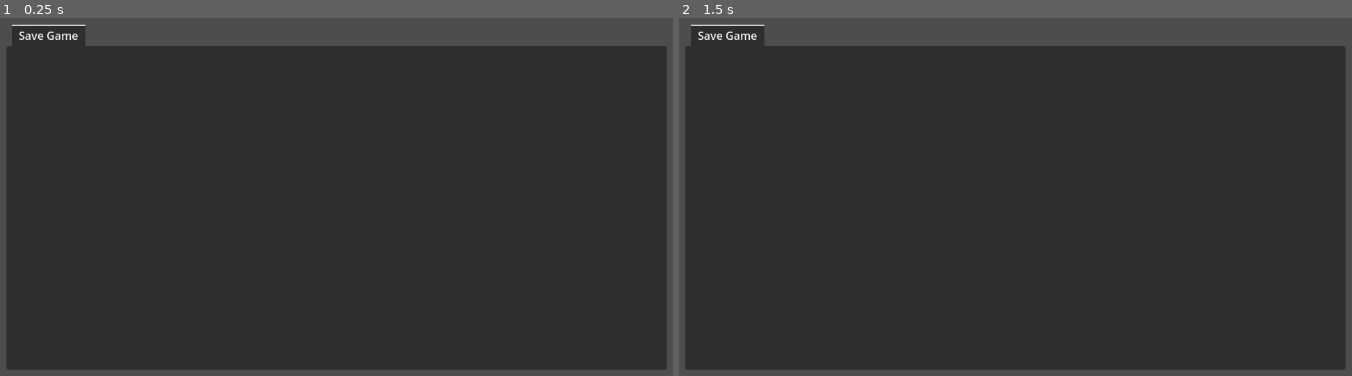
Above: before the commit, frames 1-2 (left to right).
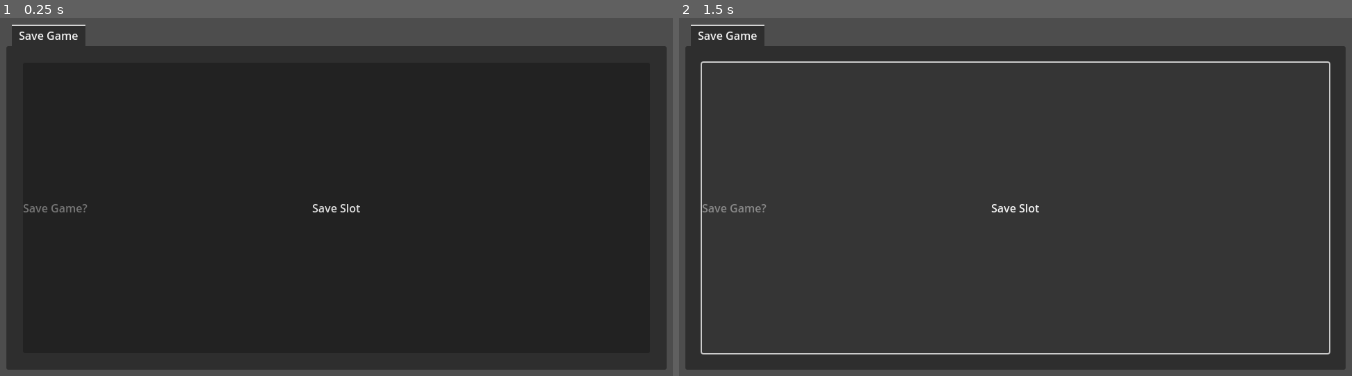
Above: after the commit, the same moments.

Repository: Tiltnick/ip2gd
Game: Godot game, scene res://saving_menu.tscn
The game is run twice, just before and just after one commit, with the same random seed, the same clock (stepped at 60 frames per second) and the same inputs. Before the commit the project has no main scene; this scene is started directly in both runs.
Inputs (mouse positions are in pixels of both pictures, inside the frame that each line leads up to):
- Up to frame 1 (0.25 s): no input
- Up to frame 2 (1.5 s): click (1015, 207) at 0.5 s, where only the run after the commit has a clickable "Save Slot"

The runs differ from the first frame. In frame 1, 0.2% of the frame differs, in the area x 3-54%, y 51-55%; in frame 2, 1.7%, in the area x 3-97%, y 12-95%.

Commit message:
save slots
added save slots, just layout

Diff:
--- a/project.godot
+++ b/project.godot
@@ -11,5 +11,6 @@
 [application]
 
 config/name="IP2GameDevelopment"
+run/main_scene="uid://dfa4ga2b2k76f"
 config/features=PackedStringArray("4.5", "Forward Plus")
 config/icon="res://assets/sprites/icon.svg"
--- a/saving_menu.tscn
+++ b/saving_menu.tscn
@@ -1,4 +1,10 @@
-[gd_scene format=3 uid="uid://dfa4ga2b2k76f"]
+[gd_scene load_steps=3 format=3 uid="uid://dfa4ga2b2k76f"]
+
+[sub_resource type="StyleBoxFlat" id="StyleBoxFlat_3dyda"]
+bg_color = Color(0.105882354, 0.25882354, 0.25882354, 1)
+
+[sub_resource type="StyleBoxFlat" id="StyleBoxFlat_ksa70"]
+bg_color = Color(0.23921569, 0.5411765, 0.49803922, 1)
 
 [node name="saving_menu" type="Control"]
 layout_mode = 3
@@ -23,6 +29,8 @@
 
 [node name="Save Game" type="TabBar" parent="TabContainer"]
 layout_mode = 2
+theme_override_styles/tab_unselected = SubResource("StyleBoxFlat_3dyda")
+theme_override_styles/tab_selected = SubResource("StyleBoxFlat_ksa70")
 metadata/_tab_index = 0
 
 [node name="MarginContainer" type="MarginContainer" parent="TabContainer/Save Game"]
@@ -37,7 +45,10 @@
 theme_override_constants/margin_right = 24
 theme_override_constants/margin_bottom = 24
 
-[node name="VBoxContainer" type="VBoxContainer" parent="TabContainer/Save Game/MarginContainer"]
+[node name="Save Game ?" type="Label" parent="TabContainer/Save Game/MarginContainer"]
 layout_mode = 2
-theme_override_constants/separation = 64
-alignment = 1
+text = "Save Game?"
+
+[node name="Save Slot" type="Button" parent="TabContainer/Save Game/MarginContainer"]
+layout_mode = 2
+text = "Save Slot"
